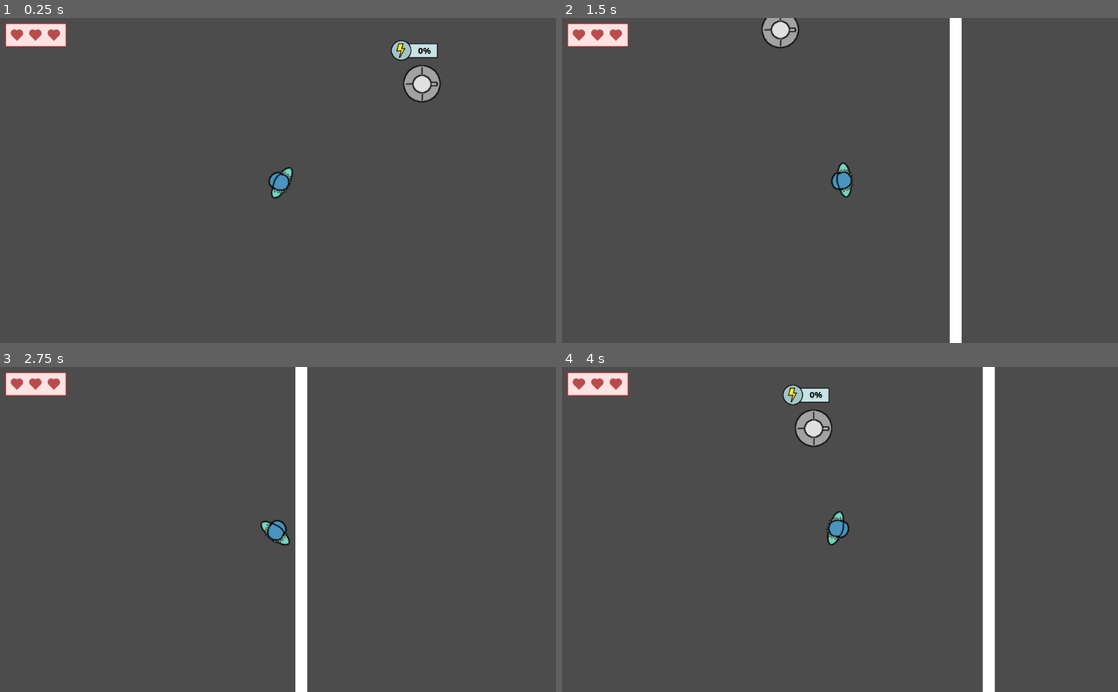
Above: before the commit, frames 1-4 (two rows, left to right).
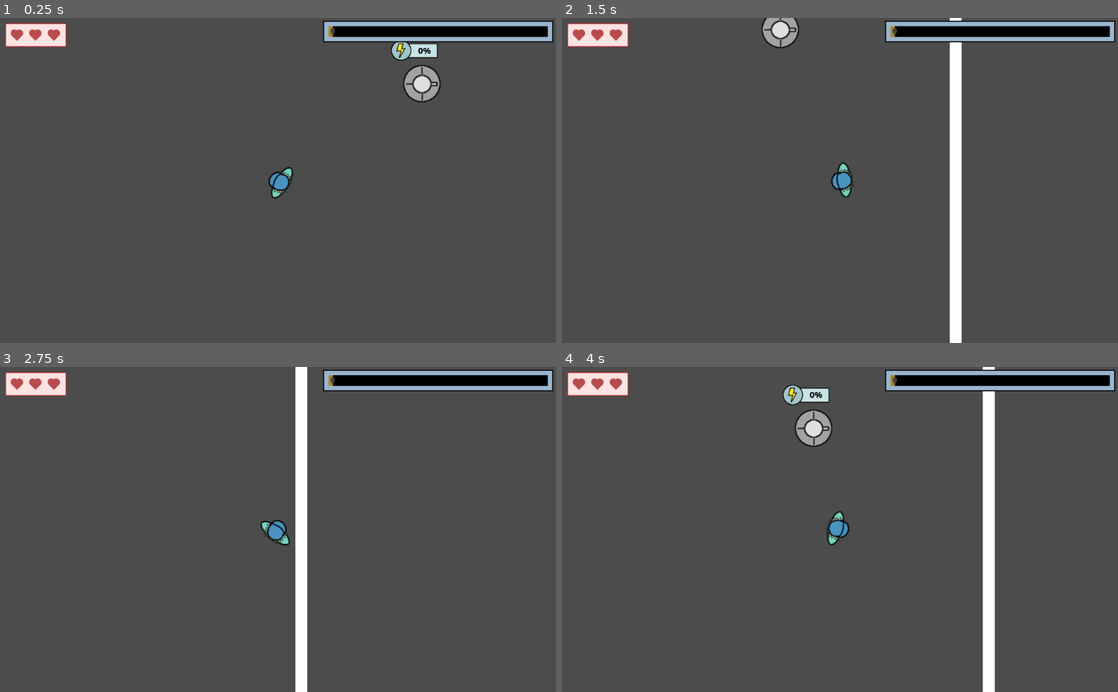
Above: after the commit, the same moments.

Repository: moisesjbc/spain-game-dev-jam-3
Game: Godot game, scene res://gameplay/main/main.tscn
The game is run twice, just before and just after one commit, with the same random seed, the same clock (stepped at 60 frames per second) and the same inputs. The engine's default icon, where the game draws it, is replaced by a stand-in: a white triangle on a blue panel in a dark square.
Inputs (mouse positions are in pixels of both pictures, inside the frame that each line leads up to):
- Up to frame 1 (0.25 s): no input
- Up to frame 2 (1.5 s): tap Enter at 0.5 s; move the mouse to (962, 164) at 0.52 s; hold Right (ui_right) 0.53-1.28 s; move the mouse to (728, 196) at 1.27 s; hold Down (ui_down) from 1.28 s (still down)
- Up to frame 3 (2.75 s): tap Space at 2 s; move the mouse to (333, 458) at 2.02 s; release Down (ui_down) at 2.03 s; hold Right (ui_right) from 2.03 s (still down)
- Up to frame 4 (4 s): tap Enter at 2.75 s; move the mouse to (812, 594) at 2.77 s; release Right (ui_right) at 2.78 s; hold Up (ui_up) 2.78-3.53 s; move the mouse to (1006, 578) at 3.52 s; hold Left (ui_left) from 3.53 s (still down)

The runs differ from the first frame. In frame 1, 2.7% of the frame differs, in the area x 58-100%, y 0-8%; in frame 2, 2.7%; in frame 3, 2.7%; in frame 4, 2.7%.

Commit message:
Añade barra de progreso para la investigación

Diff:
--- a/godot-project/gameplay/buildings/investigation_centre/investigation_centre.gd
+++ b/godot-project/gameplay/buildings/investigation_centre/investigation_centre.gd
@@ -2,7 +2,7 @@
 
 
 signal investigation_completed
-
+signal investigation_points_updated
 
 var target_investigation_points = 100.0
 var current_investigation_points = 0.0
@@ -26,6 +26,8 @@
 		current_investigation_points = target_investigation_points
 		emit_signal('investigation_completed')
 
+	emit_signal('investigation_points_updated', current_investigation_points)
+
 	_update_label()
 
 
--- /dev/null
+++ b/godot-project/gameplay/gui/investigation_points_progress_bar/investigation_points_progress_bar.gd
@@ -0,0 +1,5 @@
+extends MarginContainer
+
+
+func set_investigation_points(investigation_points):
+	$panel/margin_container/slider.set_value(investigation_points)
--- /dev/null
+++ b/godot-project/gameplay/gui/investigation_points_progress_bar/investigation_points_progress_bar.tscn
@@ -0,0 +1,69 @@
+[gd_scene load_steps=6 format=2]
+
+[ext_resource path="res://gameplay/gui/investigation_points_progress_bar/investigation_points_progress_bar.gd" type="Script" id=1]
+
+[sub_resource type="StyleBoxFlat" id=5]
+bg_color = Color( 0.603922, 0.713726, 0.807843, 1 )
+border_width_left = 2
+border_width_top = 2
+border_width_right = 2
+border_width_bottom = 2
+border_color = Color( 0, 0, 0, 1 )
+
+[sub_resource type="StyleBoxFlat" id=1]
+bg_color = Color( 0.698039, 0.443137, 0.443137, 1 )
+border_width_left = 5
+border_width_top = 10
+border_width_right = 5
+border_width_bottom = 10
+border_color = Color( 0, 0, 0, 1 )
+
+[sub_resource type="StyleBoxFlat" id=4]
+bg_color = Color( 0.670588, 0.533333, 0.145098, 1 )
+
+[sub_resource type="StyleBoxFlat" id=3]
+bg_color = Color( 0.670588, 0.533333, 0.145098, 1 )
+border_color = Color( 1, 1, 1, 1 )
+
+[node name="investigation_points_progress" type="MarginContainer"]
+margin_right = 533.0
+margin_bottom = 50.0
+custom_constants/margin_right = 5
+custom_constants/margin_top = 5
+custom_constants/margin_left = 5
+custom_constants/margin_bottom = 5
+script = ExtResource( 1 )
+__meta__ = {
+"_edit_use_anchors_": false
+}
+
+[node name="panel" type="Panel" parent="."]
+margin_left = 5.0
+margin_top = 5.0
+margin_right = 528.0
+margin_bottom = 45.0
+custom_styles/panel = SubResource( 5 )
+__meta__ = {
+"_edit_use_anchors_": false
+}
+
+[node name="margin_container" type="MarginContainer" parent="panel"]
+anchor_right = 1.0
+anchor_bottom = 1.0
+custom_constants/margin_right = 10
+custom_constants/margin_top = 10
+custom_constants/margin_left = 10
+custom_constants/margin_bottom = 10
+__meta__ = {
+"_edit_use_anchors_": false
+}
+
+[node name="slider" type="HSlider" parent="panel/margin_container"]
+margin_left = 10.0
+margin_top = 10.0
+margin_right = 513.0
+margin_bottom = 30.0
+custom_styles/slider = SubResource( 1 )
+custom_styles/grabber_area_highlight = SubResource( 4 )
+custom_styles/grabber_area = SubResource( 3 )
+editable = false
--- a/godot-project/gameplay/main/main.gd
+++ b/godot-project/gameplay/main/main.gd
@@ -8,6 +8,8 @@
 	_respawn_buildings("res://gameplay/buildings/generator/generator.tscn", n_generators)
 	_respawn_buildings("res://gameplay/buildings/turret/turret.tscn", n_turrets)
 	_respawn_buildings("res://gameplay/buildings/investigation_centre/investigation_centre.tscn", 1)
+
+	get_node('investigation_centre').connect('investigation_points_updated', $gui/investigation_points_progress, 'set_investigation_points')
 
 
 func _on_player_player_died():
--- a/godot-project/gameplay/main/main.tscn
+++ b/godot-project/gameplay/main/main.tscn
@@ -1,9 +1,10 @@
-[gd_scene load_steps=11 format=2]
+[gd_scene load_steps=12 format=2]
 
 [ext_resource path="res://gameplay/player_actions/player_actions.tscn" type="PackedScene" id=1]
 [ext_resource path="res://gameplay/player/player.tscn" type="PackedScene" id=2]
 [ext_resource path="res://gameplay/gui/life/life.tscn" type="PackedScene" id=3]
 [ext_resource path="res://gameplay/buildings/turret/turret.tscn" type="PackedScene" id=4]
+[ext_resource path="res://gameplay/gui/investigation_points_progress_bar/investigation_points_progress_bar.tscn" type="PackedScene" id=5]
 [ext_resource path="res://gameplay/connections/connections.tscn" type="PackedScene" id=6]
 [ext_resource path="res://gameplay/environment/walls/walls.tscn" type="PackedScene" id=7]
 [ext_resource path="res://gameplay/environment/ghosts_respawn/ghosts_respawn.tscn" type="PackedScene" id=8]
@@ -35,6 +36,12 @@
 
 [node name="life" parent="gui" instance=ExtResource( 3 )]
 
+[node name="investigation_points_progress" parent="gui" instance=ExtResource( 5 )]
+anchor_left = 1.0
+anchor_right = 1.0
+margin_left = -434.0
+margin_right = 0.0
+
 [node name="turret2" parent="." instance=ExtResource( 4 )]
 position = Vector2( 196.001, 262.747 )
 
